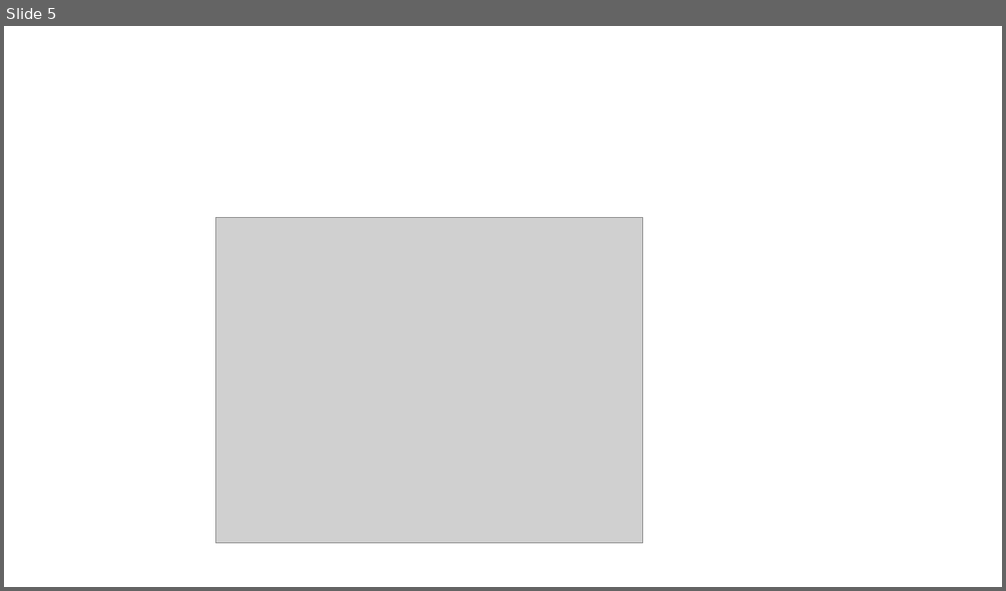
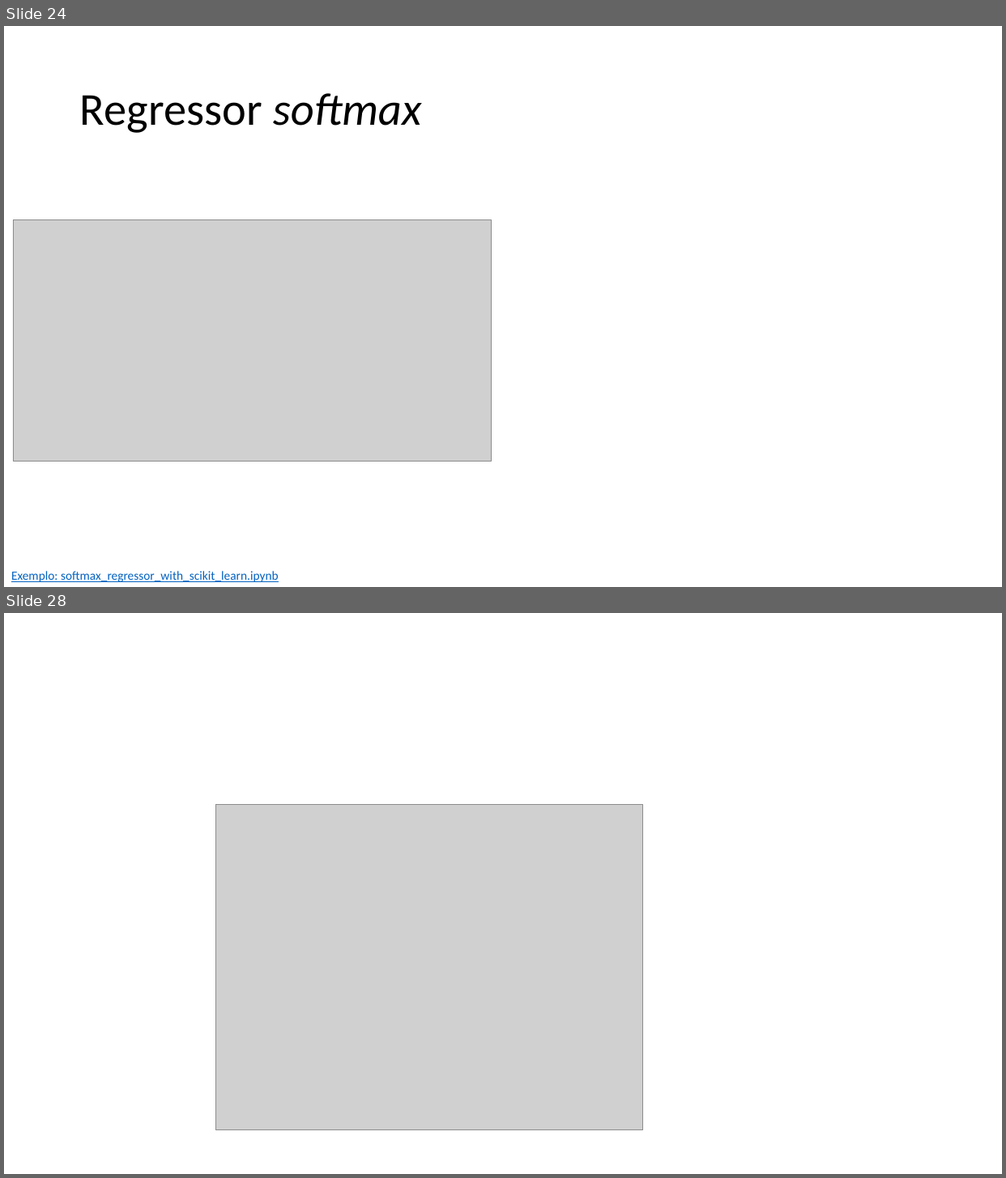
Before and after one commit to zz4fap/c24_inteligencia_artificial, a slide deck: slides/C24_Regressor_Softmax.pptx. Shown one above the other, each under a label of ours: slide 5 before the commit, slides 24 and 28 after it; the slides between them are not shown. The pictures are 1006x591 and 1006x1178 pixels, drawn with LibreOffice and Linux fonts; fonts in the diff are those of the drawing; grey boxes stand for pictures. Boxes give left, top, right and bottom in pixels: in the first picture for what was removed or moved away, otherwise in the second. Text is boxed around its words. In the diff, an @@ line names an element or a change of style, - is before the commit and + after.

```diff
--- a/slides/C24_Regressor_Softmax.pptx
+++ b/slides/C24_Regressor_Softmax.pptx
@@ slide 24 added at box(4, 26, 1002, 587), background #FFFFFF @@
@@ title added at box(80, 93, 422, 133), 44 pt, text #000000 @@
+Regressor softmax
@@ picture added at box(13, 220, 492, 462) @@
@@ text added at box(11, 571, 279, 582), 12 pt, text #0563C1, underline @@
+Exemplo: softmax_regressor_with_scikit_learn.ipynb
@@ what was slide 5 is now slide 28 @@
```
Also in this commit, not shown: 24 other slides added, 2 slides removed.
